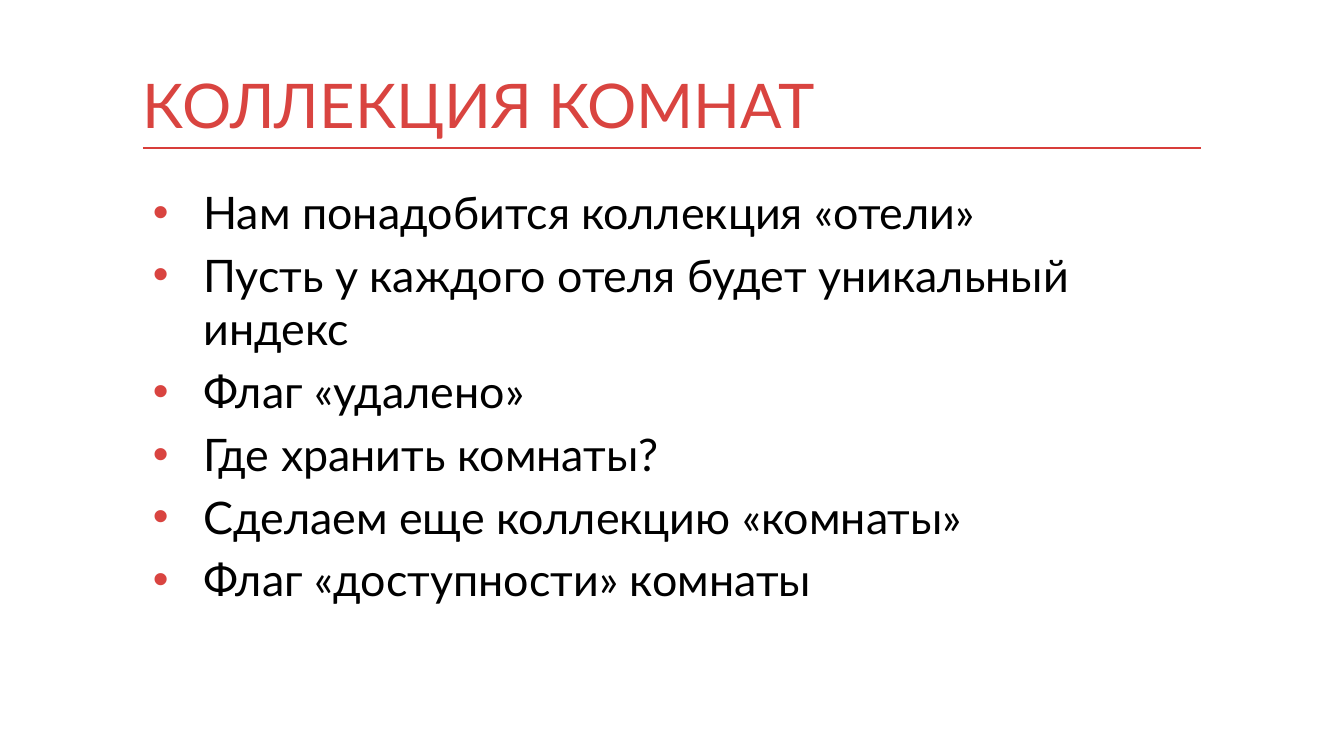
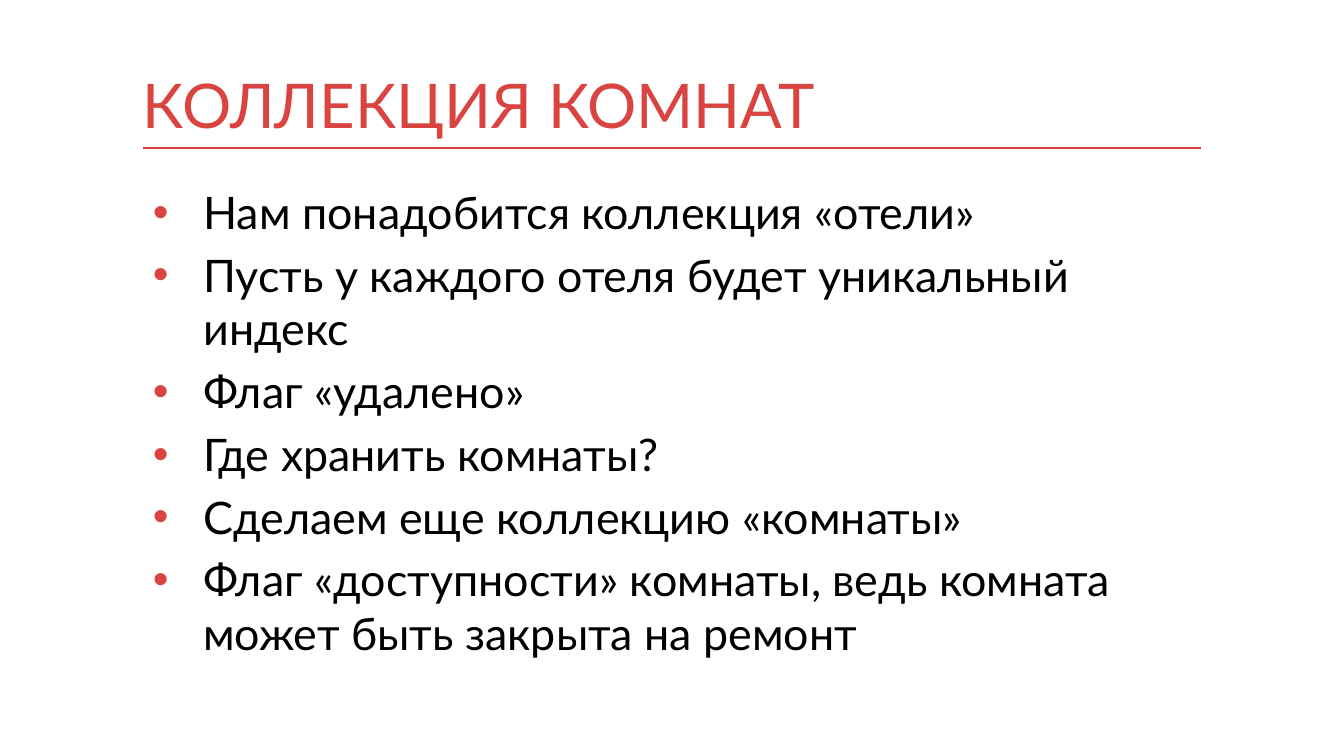
Before and after one commit to waverma/db, a slide deck: slide 61 of db.pptx (slide 57 before the commit). Drawn at 1344x756 pixels with LibreOffice and Linux fonts; fonts in the diff are those of the drawing. Boxes give left, top, right and bottom in pixels: in the first picture for what was removed or moved away, otherwise in the second. Text is boxed around its words. In the diff, an @@ line names an element or a change of style, - is before the commit and + after.

```diff
--- a/db.pptx
+++ b/db.pptx
@@ text at [203, 562, 1110, 658]: text changed @@
-• Флаг «доступности» комнаты
+• Флаг «доступности» комнаты, ведь комната может быть закрыта на ремонт
```
Also in this commit, not shown: 9 other slides changed, 4 slides added.
